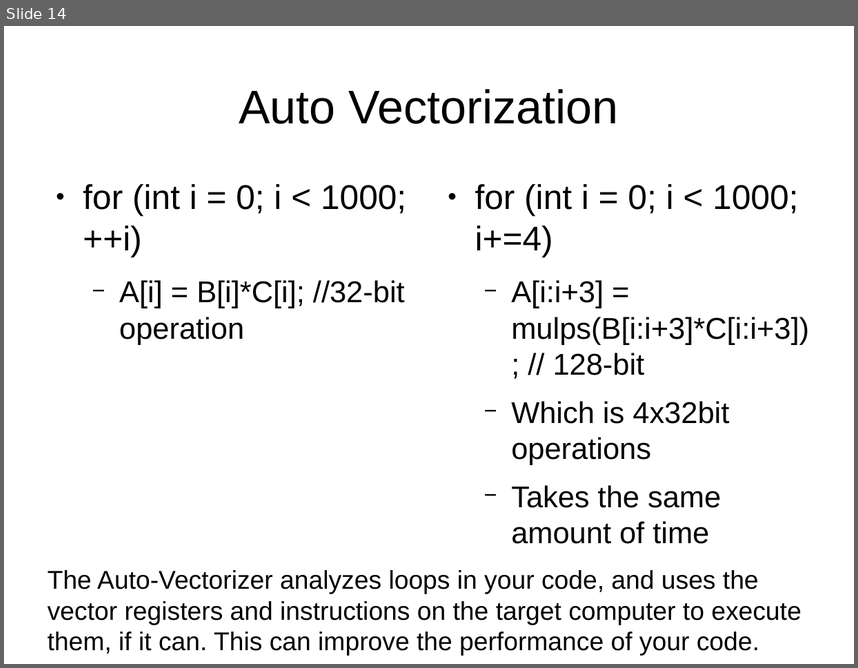
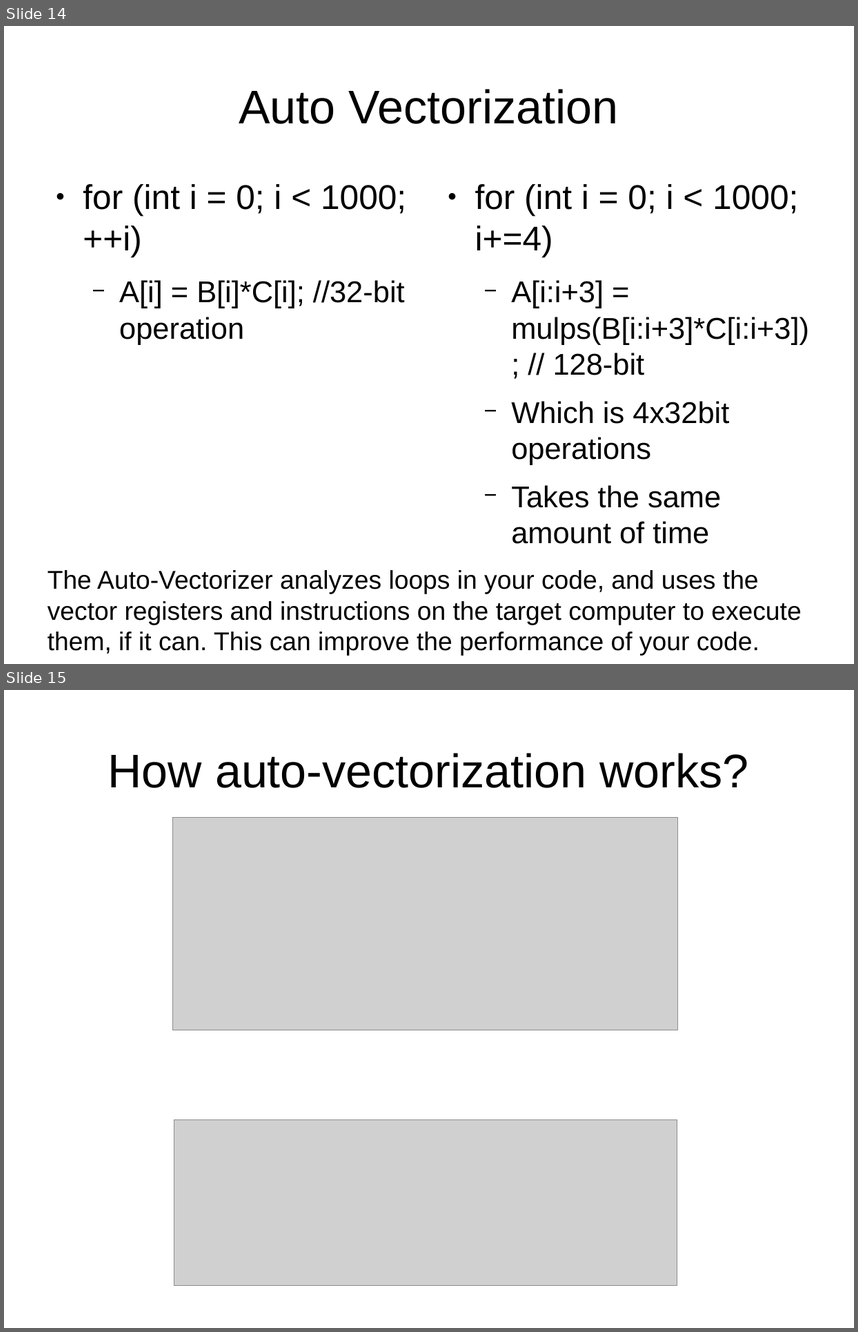
Before and after one commit to kks32/cpp-software-development, a slide deck: Ex14_Memory_Models_Compiler_Optimisation/Ex14_Memory_Models_Compiler_Optimisation.odp. Shown one above the other, each under a label of ours: slide 14 before the commit, slides 14 and 15 after it. The pictures are 858x668 and 858x1332 pixels, drawn with LibreOffice and Linux fonts; fonts in the diff are those of the drawing; grey boxes stand for pictures. Boxes give left, top, right and bottom in pixels: in the first picture for what was removed or moved away, otherwise in the second. Text is boxed around its words. In the diff, an @@ line names an element or a change of style, - is before the commit and + after.

```diff
--- a/Ex14_Memory_Models_Compiler_Optimisation/Ex14_Memory_Models_Compiler_Optimisation.odp
+++ b/Ex14_Memory_Models_Compiler_Optimisation/Ex14_Memory_Models_Compiler_Optimisation.odp
@@ slide 15 added at [4,690,854,1328], background #FFFFFF @@
@@ title added at [108,753,749,788], 44 pt, text #000000 @@
+How auto-vectorization works?
@@ picture added at [173,817,678,1030] @@
@@ picture added at [174,1120,677,1285] @@
```
Also in this commit, not shown: 2 slides changed, 3 other slides added, 9 other files.
